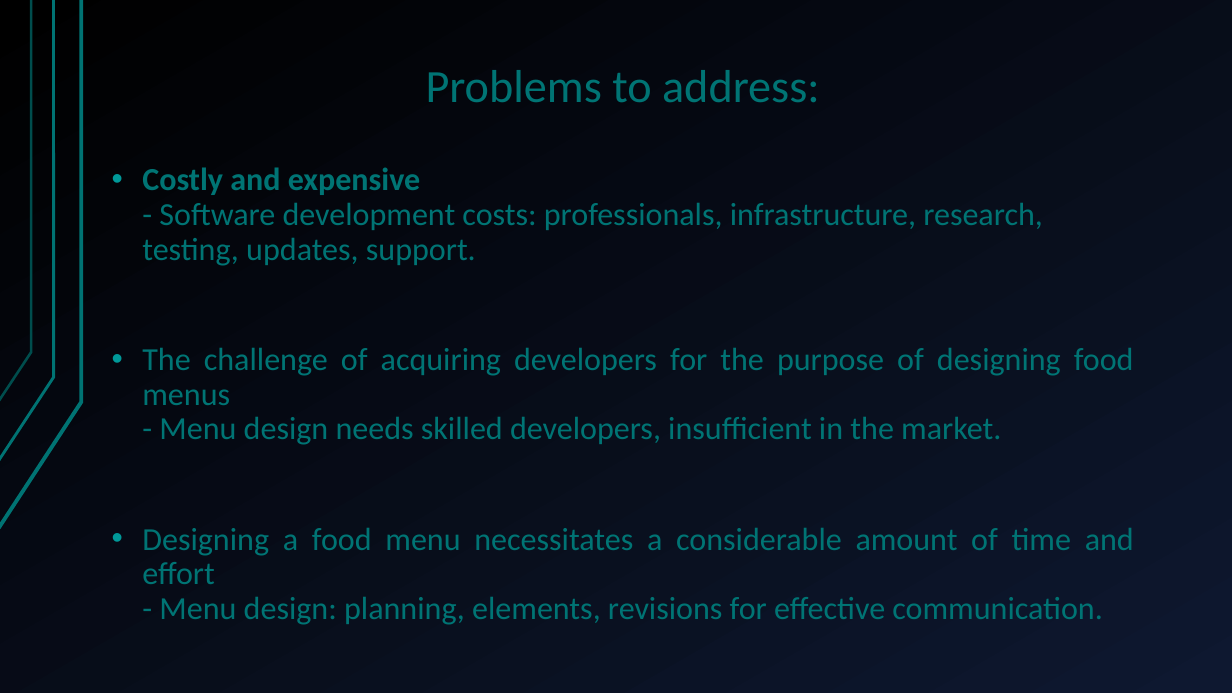
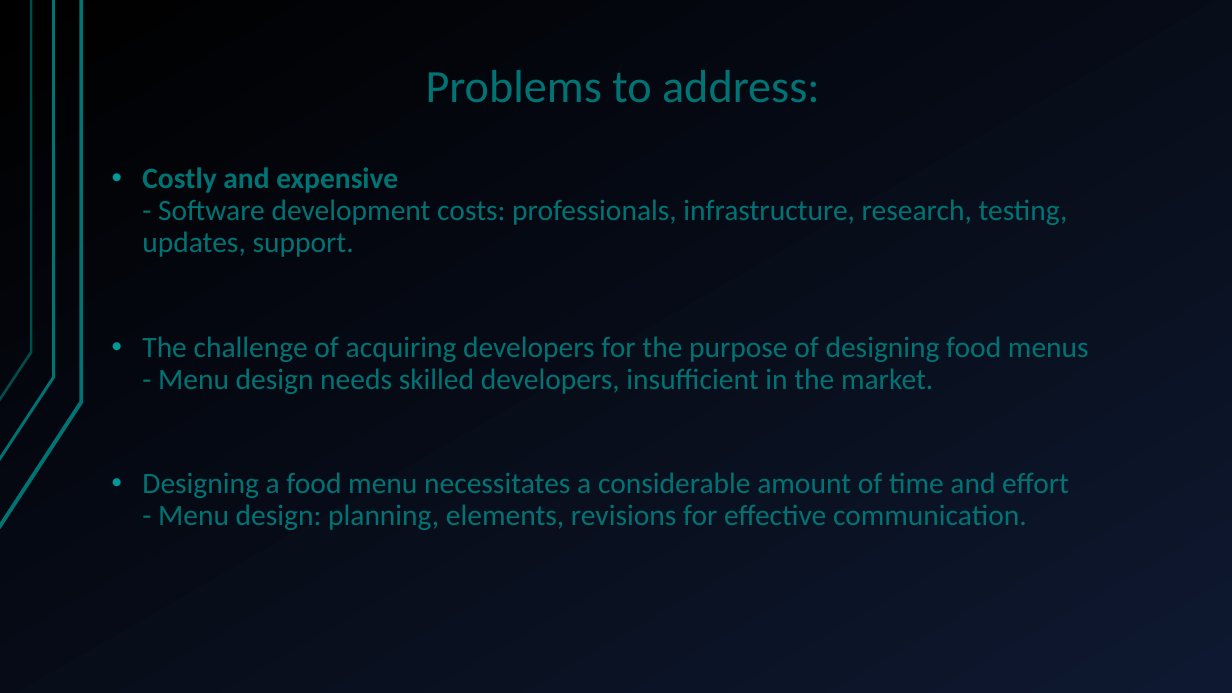
Before and after one commit to alexxGmZ/MenuMaApp, a slide deck: slide 3 of DOCS/FreEzMenu2.pptx. Drawn at 1232x693 pixels with LibreOffice and Linux fonts; fonts in the diff are those of the drawing. Boxes give left, top, right and bottom in pixels: in the first picture for what was removed or moved away, otherwise in the second. Text is boxed around its words. In the diff, an @@ line names an element or a change of style, - is before the commit and + after.

```diff
--- a/DOCS/FreEzMenu2.pptx
+++ b/DOCS/FreEzMenu2.pptx
@@ text "Costly and expensive - Software ..." at [142, 167, 1089, 530]: size 25 to 23 pt; alignment justified to left @@
```
Also in this commit, not shown: 10 other slides changed.
